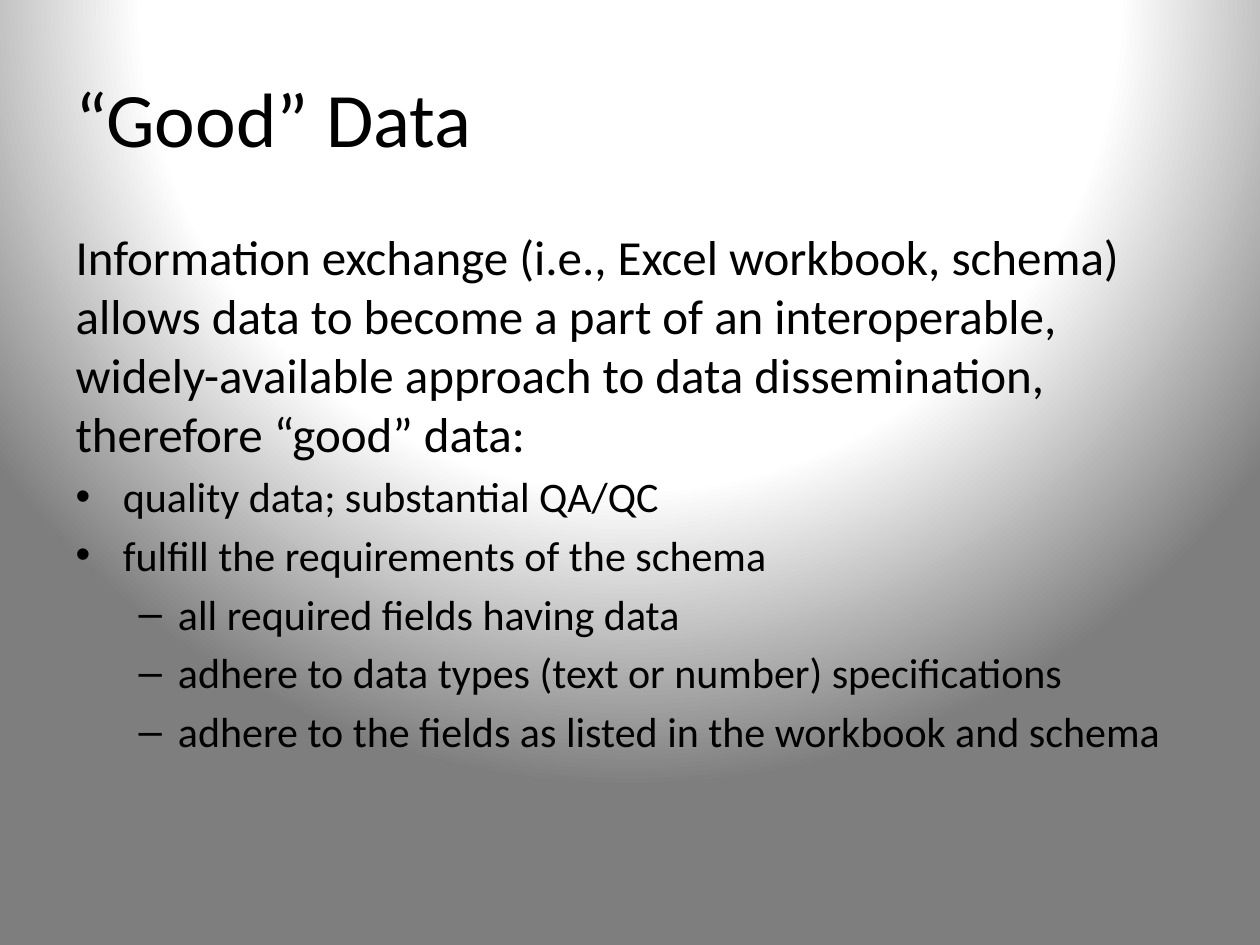
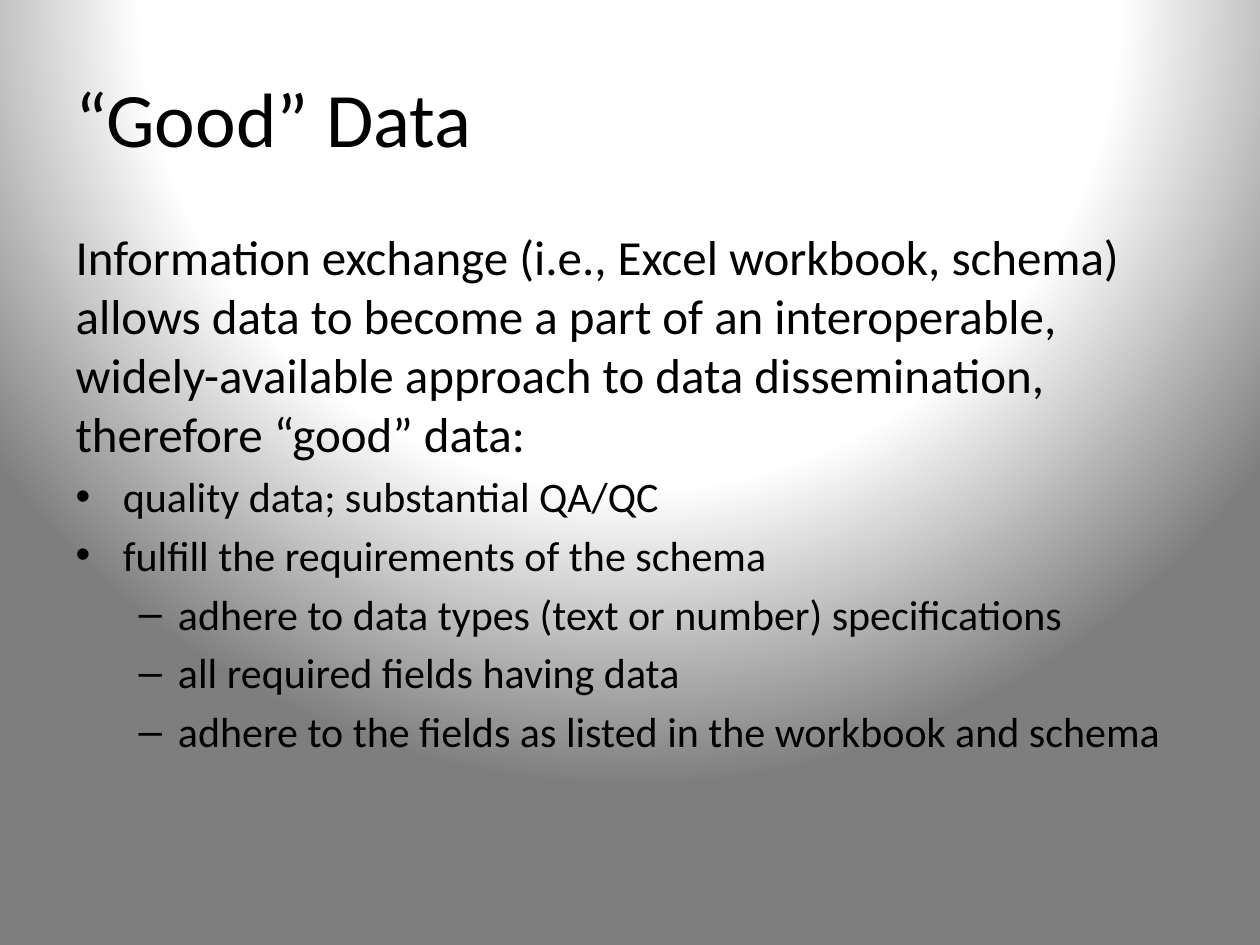
Before and after one commit to usgin/Workshops, a slide deck: slide 12 of WesternRegionalWorkshop/BreakoutSession.pptx. Drawn at 1260x945 pixels with LibreOffice and Linux fonts; fonts in the diff are those of the drawing. Boxes give left, top, right and bottom in pixels: in the first picture for what was removed or moved away, otherwise in the second. Text is boxed around its words. In the diff, an @@ line names an element or a change of style, - is before the commit and + after.

```diff
--- a/WesternRegionalWorkshop/BreakoutSession.pptx
+++ b/WesternRegionalWorkshop/BreakoutSession.pptx
@@ text at <box>178,599,1062,637</box>: paragraph added @@
+  – adhere to data types (text or number) specifications
@@ text at <box>178,657,1062,695</box>: paragraph removed @@
-  – adhere to data types (text or number) specifications
```
Also in this commit, not shown: 1 slide added, 1 other file.
